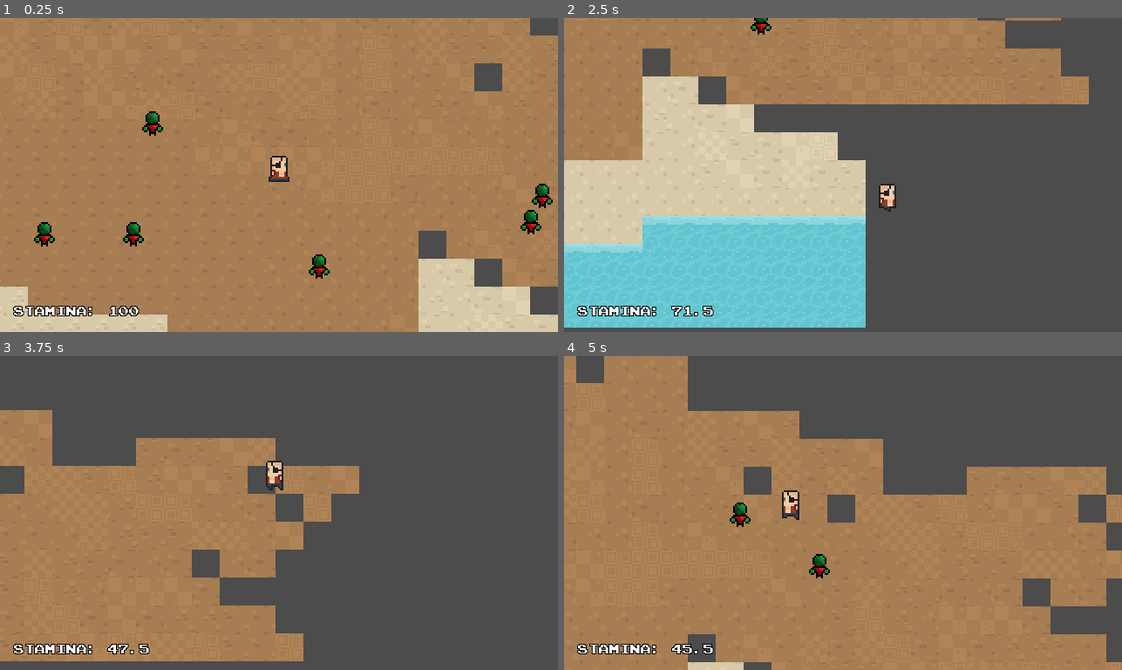
Above: before the commit, frames 1-4 (two rows, left to right).
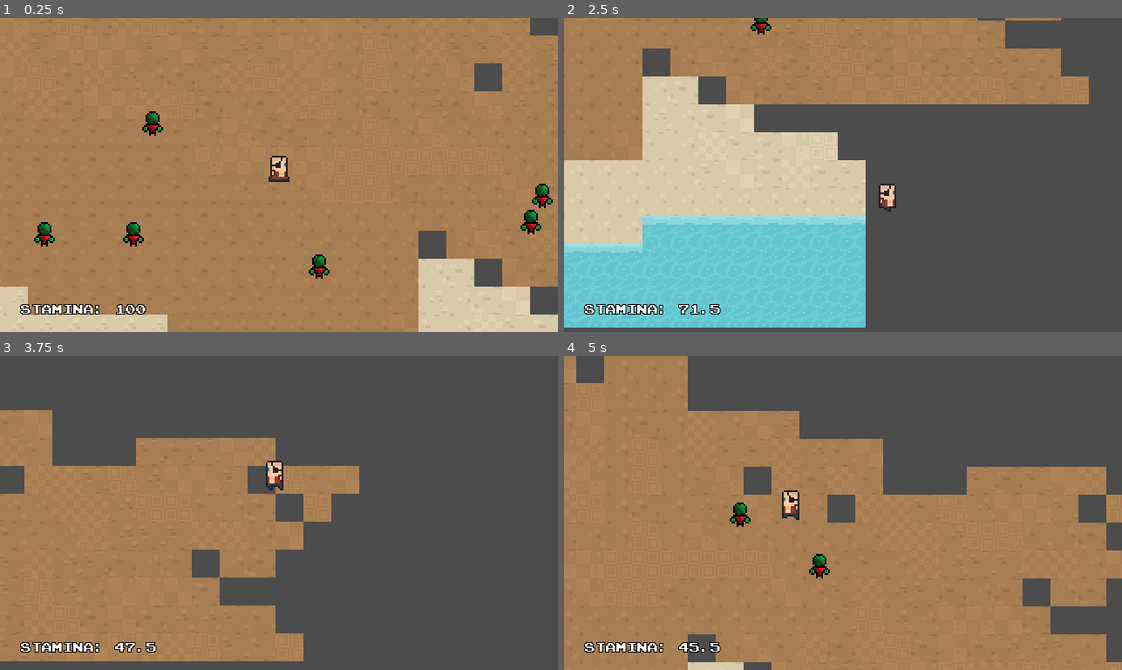
Above: after the commit, the same moments.

Repository: TheyCallMeNano/PermadeathGodot
Game: Godot game, scene res://Rooms/MainScene.tscn
Two runs of this game, one before a commit and one after it. Both use one fixed random seed, a clock stepped at 60 frames per second and the inputs below.
Inputs (mouse positions are in pixels of both pictures, inside the frame that each line leads up to):
- Up to frame 1 (0.25 s): no input
- Up to frame 2 (2.5 s): move the mouse to (965, 159) at 0.52 s; hold D (moveRight) 0.53-1.28 s; hold Ctrl (dash) 0.53-1.28 s; move the mouse to (731, 190) at 1.27 s; hold Down (moveDown) 1.28-2.03 s; click (731, 190) at 1.35 s; move the mouse to (898, 105) at 2.02 s; hold D (moveRight) from 2.03 s (still down); hold Shift (sprint) from 2.03 s (still down)
- Up to frame 3 (3.75 s): move the mouse to (251, 575) at 2.77 s; release D (moveRight) at 2.78 s; release Shift (sprint) at 2.78 s; hold Up (moveUp) 2.78-3.53 s; tap Ctrl (dash) at 2.85 s; move the mouse to (446, 560) at 3.52 s; hold A (moveLeft) from 3.53 s (still down); click (446, 560) at 3.6 s
- Up to frame 4 (5 s): keep holding A (moveLeft); tap F4 (debugMenu, bound only after the commit) at 4.15 s; move the mouse to (675, 465) at 4.27 s; tap Shift (sprint) at 4.35 s

The runs differ from the first frame. In frame 1, 0.6% of the frame differs, in the area x 2-27%, y 91-95%; in frame 2, 0.7%, in the area x 2-29%, y 91-95%; in frame 3, 0.7%; in frame 4, 0.7%.

Commit message:
Debug Menu
What has taken far to long has arrived. An in game variable and stat tracker. Very bare bones and messy code. However, it should work for the few variables we're tracking.

Diff:
--- /dev/null
+++ b/Objects/objDebugMenu.tscn
@@ -0,0 +1,17 @@
+[gd_scene load_steps=2 format=2]
+
+[ext_resource path="res://Scripts/scrDebugMenu.gd" type="Script" id=1]
+
+[node name="Label" type="Label"]
+anchor_left = 0.075
+anchor_top = 0.156
+anchor_right = 0.075
+anchor_bottom = 0.156
+margin_left = -16.0
+margin_top = -8.08
+margin_right = 24.0
+margin_bottom = 7.92
+script = ExtResource( 1 )
+__meta__ = {
+"_edit_use_anchors_": false
+}
--- a/Objects/objStamina.tscn
+++ b/Objects/objStamina.tscn
@@ -10,14 +10,14 @@
 font_data = ExtResource( 2 )
 
 [node name="Label" type="Label"]
-anchor_left = 0.062
-anchor_top = 0.936
-anchor_right = 0.062
-anchor_bottom = 0.936
-margin_left = -19.84
-margin_top = -8.48001
-margin_right = 20.16
-margin_bottom = 8.51999
+anchor_left = 0.075
+anchor_top = 0.933
+anchor_right = 0.075
+anchor_bottom = 0.933
+margin_left = -16.0
+margin_top = -7.94
+margin_right = 24.0
+margin_bottom = 8.06
 custom_fonts/font = SubResource( 1 )
 script = ExtResource( 1 )
 __meta__ = {
--- a/Rooms/MainScene.tscn
+++ b/Rooms/MainScene.tscn
@@ -8,6 +8,7 @@
 [ext_resource path="res://TileSets/tsBase.tres" type="TileSet" id=6]
 [ext_resource path="res://Scripts/scrGoblin.gd" type="Script" id=7]
 [ext_resource path="res://Objects/objCollisionRectangle.tscn" type="PackedScene" id=8]
+[ext_resource path="res://Objects/objDebugMenu.tscn" type="PackedScene" id=9]
 
 [node name="Hub" type="Node2D"]
 
@@ -33,6 +34,17 @@
 [node name="CanvasLayer" type="CanvasLayer" parent="."]
 
 [node name="Pause" parent="CanvasLayer" instance=ExtResource( 1 )]
+
+[node name="DebugMenu" parent="CanvasLayer" instance=ExtResource( 9 )]
+anchor_left = -0.55
+anchor_top = -0.317
+anchor_right = -0.55
+anchor_bottom = -0.317
+margin_left = 184.0
+margin_top = 65.06
+margin_right = 219.0
+margin_bottom = 79.06
+rect_scale = Vector2( 0.5, 0.5 )
 
 [node name="Label" parent="CanvasLayer" instance=ExtResource( 2 )]
 margin_left = -11.84
--- /dev/null
+++ b/Scripts/scrDebugMenu.gd
@@ -0,0 +1,13 @@
+extends Label
+
+func _process(delta):
+	#Print debug variables for in game tracking
+	## This is super messy and requires one giant set_text function decreasing framerate
+	## Debug key is "F4" (Check Project > Project Settings for all keybindings)
+	if Input.is_action_pressed("debugMenu"):
+		set_text("Max Stamina: " + str(global.plrMaxStamina) +
+		"\nRecharge Rate: " + str(global.plrStaminaRecharge) +
+		"\nRecharge Delay: " + str(global.plrStaminaRechargeDelay))
+	#Reset text to nothing so that the player doesn't have the debug info
+	else:
+		set_text("")
--- a/project.godot
+++ b/project.godot
@@ -148,6 +148,11 @@
 "events": [ Object(InputEventKey,"resource_local_to_scene":false,"resource_name":"","device":0,"alt":false,"shift":false,"control":false,"meta":false,"command":false,"pressed":false,"scancode":16777217,"unicode":0,"echo":false,"script":null)
  ]
 }
+debugMenu={
+"deadzone": 0.5,
+"events": [ Object(InputEventKey,"resource_local_to_scene":false,"resource_name":"","device":0,"alt":false,"shift":false,"control":false,"meta":false,"command":false,"pressed":false,"scancode":16777247,"unicode":0,"echo":false,"script":null)
+ ]
+}
 
 [physics]
 
Not shown: 1 places in Rooms/MainScene.tscn that only renumber resources
